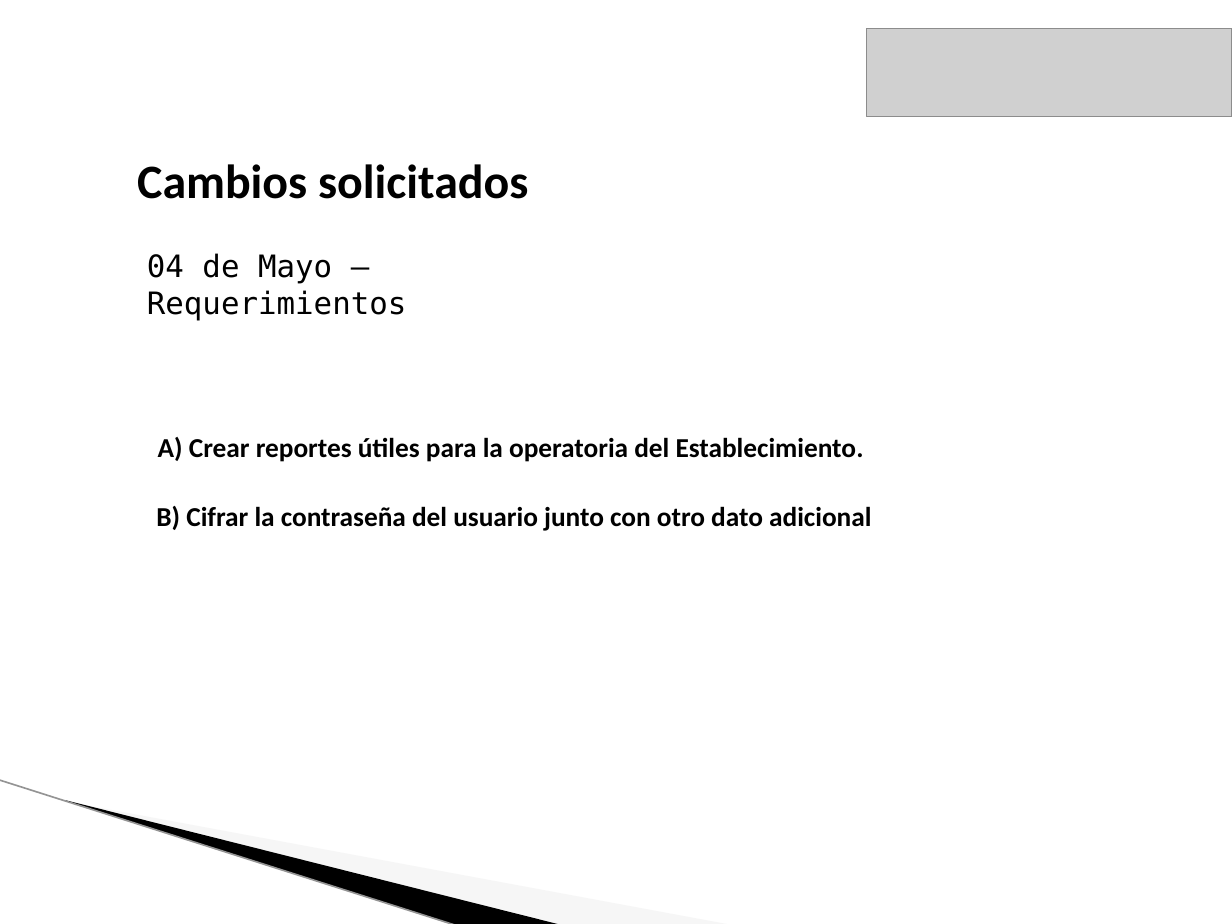
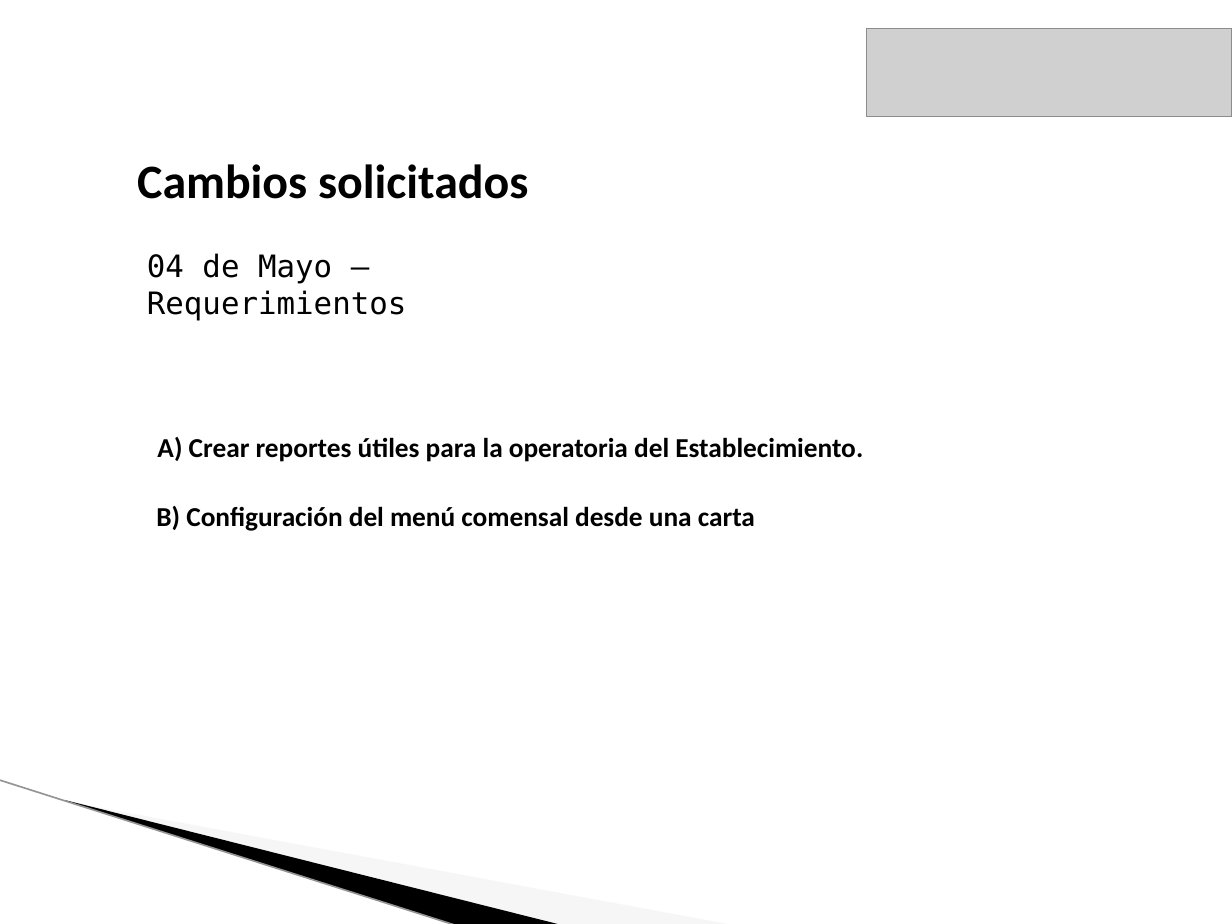
Before and after one commit to lucasdicesaro/reser-bar, a slide deck: slide 34 of documentacion/Presentacion Final ReserBar/Presentacion Final.pptx (slide 16 before the commit). Drawn at 1232x924 pixels with LibreOffice and Linux fonts; fonts in the diff are those of the drawing; grey boxes stand for pictures; background and template pictures are left out. Boxes give left, top, right and bottom in pixels: in the first picture for what was removed or moved away, otherwise in the second. Text is boxed around its words. In the diff, an @@ line names an element or a change of style, - is before the commit and + after.

```diff
--- a/documentacion/Presentacion Final ReserBar/Presentacion Final.pptx
+++ b/documentacion/Presentacion Final ReserBar/Presentacion Final.pptx
@@ text at (156, 506, 755, 531): text changed @@
-B) Cifrar la contraseña del usuario junto con otro dato adicional
+B) Configuración del menú comensal desde una carta
```
Also in this commit, not shown: 6 other slides changed, 27 slides added, 7 slides removed, 2 other files.
